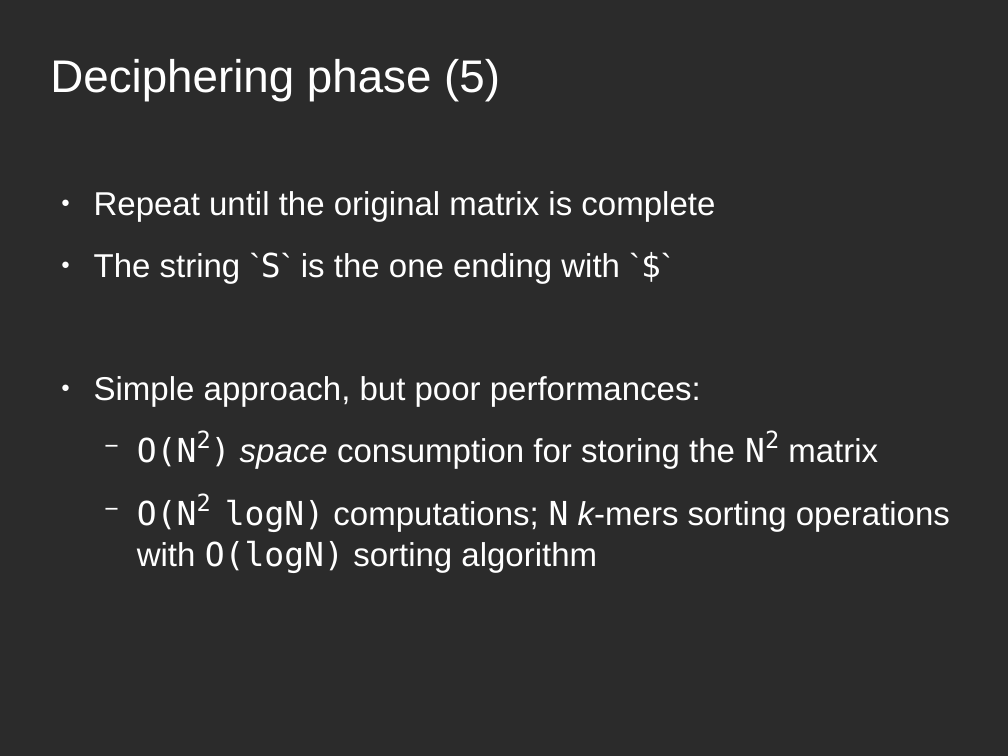
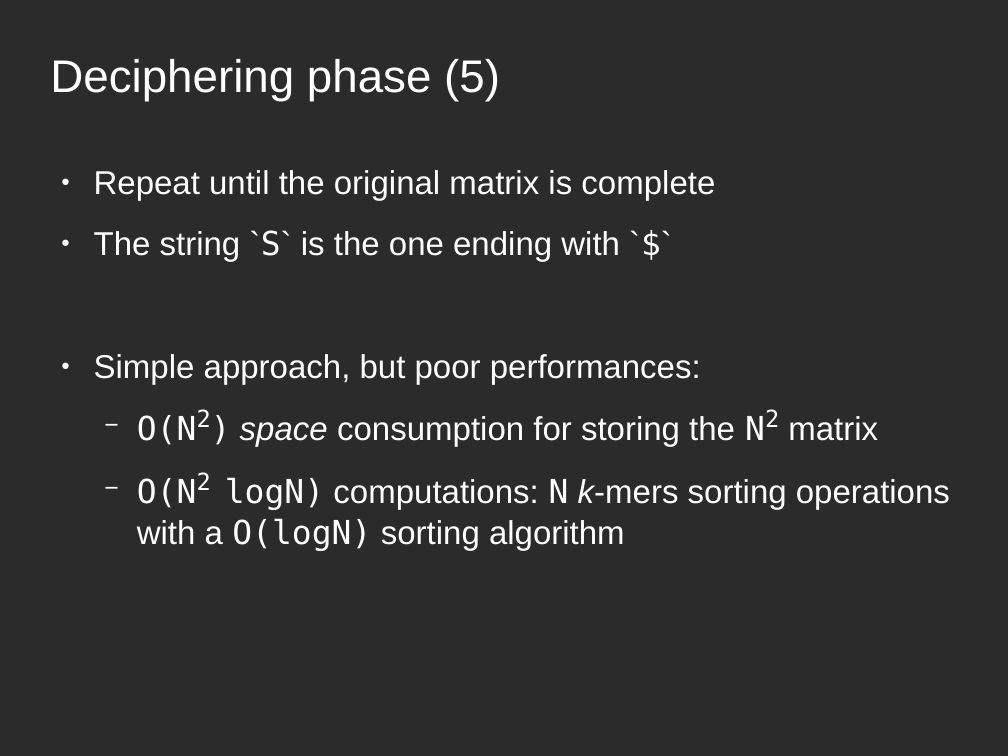
Before and after one commit to bebosudo/advanced-programming-II, a slide deck: slide 11 of paper_presentation/bwt.odp. Drawn at 1008x756 pixels with LibreOffice and Linux fonts; fonts in the diff are those of the drawing; background and template pictures are left out; a plain dark background stands for a picture behind light text. Boxes give left, top, right and bottom in pixels: in the first picture for what was removed or moved away, otherwise in the second. Text is boxed around its words. In the diff, an @@ line names an element or a change of style, - is before the commit and + after.

```diff
--- a/paper_presentation/bwt.odp
+++ b/paper_presentation/bwt.odp
@@ text "Repeat until the original matrix ...": place and size @@
-text "Repeat until the original matrix ..." at (94,191,950,573)
+text "Repeat until the original matrix ..." at (94,170,950,551)
@@ text at (137,477,950,551): text changed @@
-  − O(N2 logN) computations; N k-mers sorting operations with O(logN) sorting algorithm
+  − O(N2 logN) computations: N k-mers sorting operations with a O(logN) sorting algorithm
```
Also in this commit, not shown: 17 other slides changed, 1 slide added, 1 other file.
